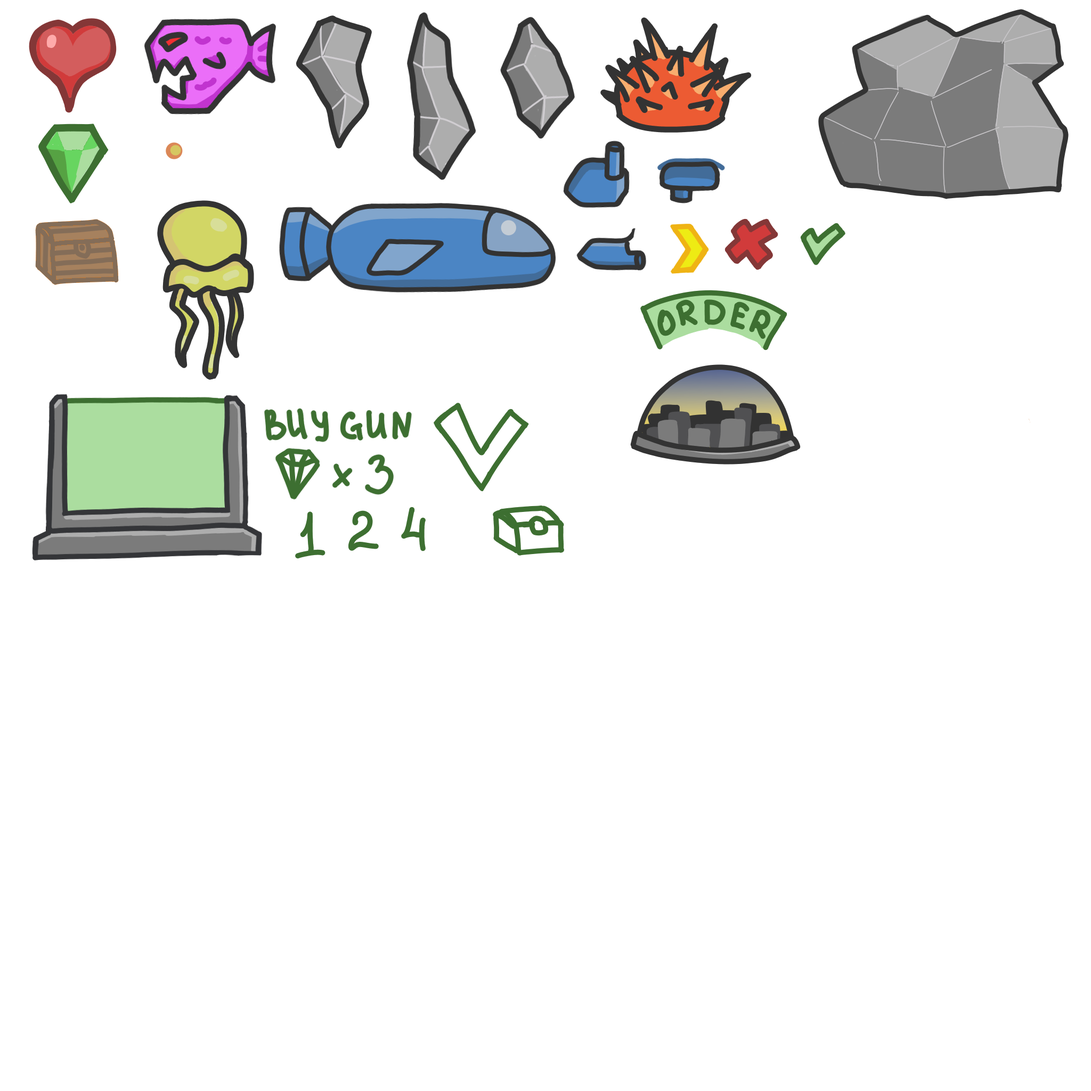
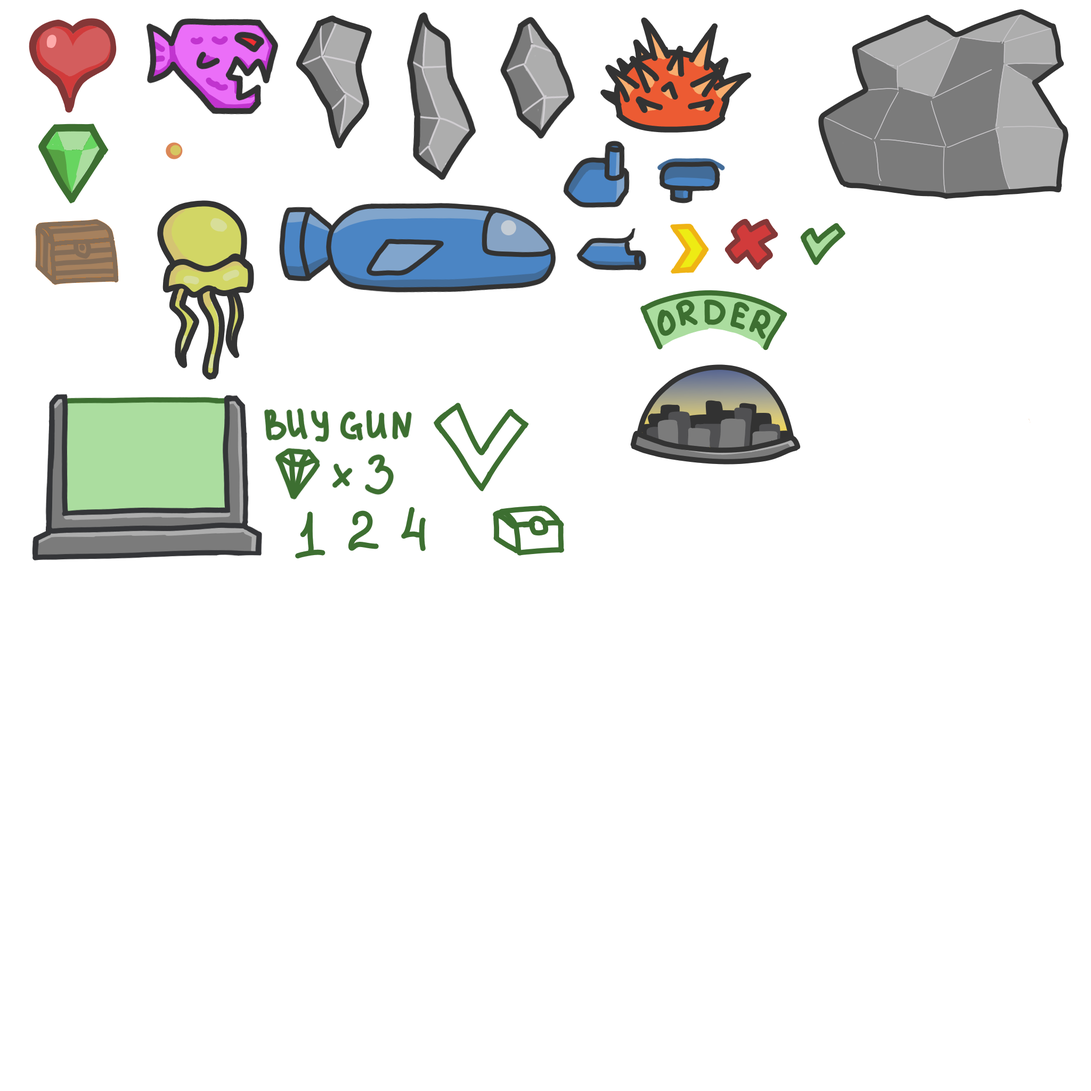
Layered file, before and after one edit (1091px x 1091px). Changes by layer:
pixels changed over [143, 15, 1063, 115] (layer not identified)
